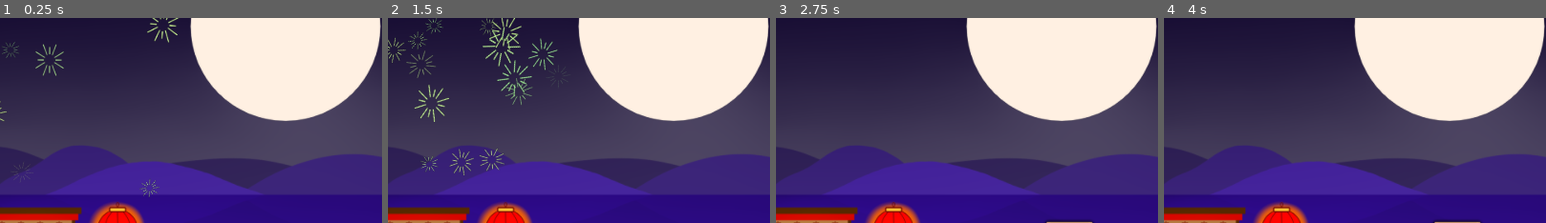
Above: before the commit, frames 1-4 (left to right).
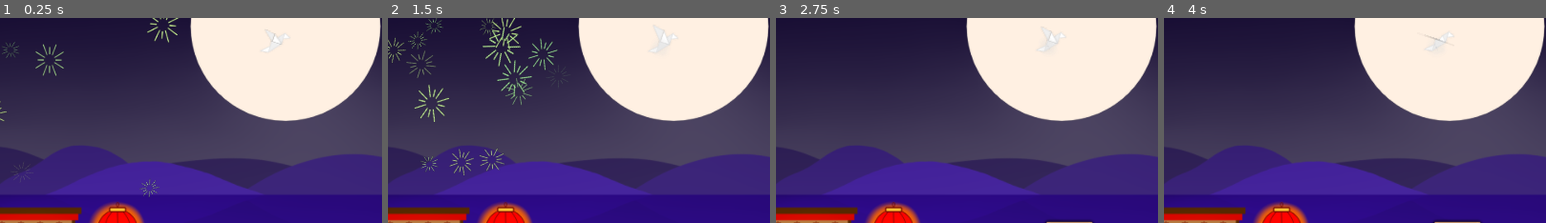
Above: after the commit, the same moments.

Repository: CiaranWoodward/LD52
Game: Godot game, scene res://Level/Level.tscn
Same seed, same stepped clock (60 frames per second), same inputs: the game is played once before the commit and once after it.
Inputs (mouse positions are % of the whole screen's width and height, from its top left):
- Up to frame 1 (0.25 s): no input
- Up to frame 2 (1.5 s): drag from (75, 94) to (60, 25) at 0.52 s; drag from (30, 92) to (45, 69) at 1.27 s
- Up to frame 3 (2.75 s): move the mouse to (31, 92) at 2.02 s; tap Down (scroll_down) at 2.1 s; click (31, 92) at 2.17 s
- Up to frame 4 (4 s): tap Enter at 2.75 s; drag from (31, 92) to (51, 80) at 2.77 s; drag from (42, 83) to (55, 48) at 3.52 s
The pictures show only the part of the screen within x 13-63%, y 23-72%; the shares and areas given below are measured in that part.

The runs differ from the first frame. In frame 1, less than 0.1% of the frame differs, in the area x 69-76%, y 5-17%; in frame 2, less than 0.1%; in frame 3, 0.1%, in the area x 68-76%, y 6-17%; in frame 4, less than 0.1%.

Commit message:
Moon crane drawn and animated

Diff:
--- /dev/null
+++ b/Abilities/MoonCrane.tscn
@@ -0,0 +1,150 @@
+[gd_scene load_steps=9 format=2]
+
+[ext_resource path="res://Graphics/Abilities/body0000.png" type="Texture" id=1]
+[ext_resource path="res://Graphics/glowpart0000.png" type="Texture" id=2]
+[ext_resource path="res://Graphics/Abilities/wingmid0000.png" type="Texture" id=3]
+[ext_resource path="res://Graphics/Abilities/wingtip0000.png" type="Texture" id=4]
+
+[sub_resource type="Gradient" id=3]
+offsets = PoolRealArray( 0, 0.374302, 0.703911, 1 )
+colors = PoolColorArray( 1, 1, 1, 0, 0.843137, 0.843137, 0.843137, 0.184314, 0.843137, 0.843137, 0.843137, 0.184314, 1, 1, 1, 0 )
+
+[sub_resource type="Curve" id=4]
+_data = [ Vector2( 0, 0 ), 0.0, 0.0, 0, 0, Vector2( 0.490099, 1 ), 0.0, 0.0, 0, 0, Vector2( 1, 0 ), 0.0, 0.0, 0, 0 ]
+
+[sub_resource type="Animation" id=1]
+resource_name = "Flap"
+length = 1.5
+loop = true
+tracks/0/type = "value"
+tracks/0/path = NodePath("Crane/Body/Mid/Tip:scale")
+tracks/0/interp = 1
+tracks/0/loop_wrap = true
+tracks/0/imported = false
+tracks/0/enabled = true
+tracks/0/keys = {
+"times": PoolRealArray( 0, 0.8, 1.5 ),
+"transitions": PoolRealArray( 1.51, 0.45, 1 ),
+"update": 0,
+"values": [ Vector2( 1, 1 ), Vector2( 1, 0.2 ), Vector2( 1, 1 ) ]
+}
+tracks/1/type = "value"
+tracks/1/path = NodePath("Crane/Body/Mid:scale")
+tracks/1/interp = 1
+tracks/1/loop_wrap = true
+tracks/1/imported = false
+tracks/1/enabled = true
+tracks/1/keys = {
+"times": PoolRealArray( 0, 0.8, 1.5 ),
+"transitions": PoolRealArray( 1.51, 0.45, 1 ),
+"update": 0,
+"values": [ Vector2( 1, 1 ), Vector2( -1, 1 ), Vector2( 1, 1 ) ]
+}
+tracks/2/type = "value"
+tracks/2/path = NodePath("Crane:position")
+tracks/2/interp = 1
+tracks/2/loop_wrap = true
+tracks/2/imported = false
+tracks/2/enabled = true
+tracks/2/keys = {
+"times": PoolRealArray( 0, 0.9, 1.5 ),
+"transitions": PoolRealArray( 1.56917, 1.41421, 1 ),
+"update": 0,
+"values": [ Vector2( 0, 0 ), Vector2( 0, -10 ), Vector2( 0, 0 ) ]
+}
+
+[sub_resource type="Animation" id=2]
+length = 0.001
+tracks/0/type = "value"
+tracks/0/path = NodePath("Crane/Body/Mid/Tip:scale")
+tracks/0/interp = 1
+tracks/0/loop_wrap = true
+tracks/0/imported = false
+tracks/0/enabled = true
+tracks/0/keys = {
+"times": PoolRealArray( 0 ),
+"transitions": PoolRealArray( 1 ),
+"update": 0,
+"values": [ Vector2( 1, 1 ) ]
+}
+tracks/1/type = "value"
+tracks/1/path = NodePath("Crane/Body/Mid:scale")
+tracks/1/interp = 1
+tracks/1/loop_wrap = true
+tracks/1/imported = false
+tracks/1/enabled = true
+tracks/1/keys = {
+"times": PoolRealArray( 0 ),
+"transitions": PoolRealArray( 1 ),
+"update": 0,
+"values": [ Vector2( 1, 1 ) ]
+}
+tracks/2/type = "value"
+tracks/2/path = NodePath("Crane:position")
+tracks/2/interp = 1
+tracks/2/loop_wrap = true
+tracks/2/imported = false
+tracks/2/enabled = true
+tracks/2/keys = {
+"times": PoolRealArray( 0 ),
+"transitions": PoolRealArray( 1 ),
+"update": 0,
+"values": [ Vector2( 0, 0 ) ]
+}
+
+[node name="MoonCrane" type="Node2D"]
+
+[node name="Crane" type="Node2D" parent="."]
+rotation = -1.24501
+
+[node name="Body" type="Sprite" parent="Crane"]
+texture = ExtResource( 1 )
+
+[node name="Mid" type="Sprite" parent="Crane/Body"]
+position = Vector2( -10.0247, 23.4415 )
+texture = ExtResource( 3 )
+offset = Vector2( 8.7108, -23.6832 )
+
+[node name="Tip" type="Sprite" parent="Crane/Body/Mid"]
+position = Vector2( 0.278203, -23.1176 )
+texture = ExtResource( 4 )
+offset = Vector2( 8.24855, 0.70986 )
+
+[node name="Glow" type="CPUParticles2D" parent="Crane"]
+position = Vector2( -35.3738, 10.8947 )
+rotation = 2.34243
+amount = 6
+lifetime = 2.0
+local_coords = false
+texture = ExtResource( 2 )
+emission_shape = 2
+emission_rect_extents = Vector2( 15, 1 )
+gravity = Vector2( 0, 3 )
+angle = 720.0
+angle_random = 1.0
+scale_amount = 0.2
+scale_amount_random = 0.02
+color_ramp = SubResource( 3 )
+
+[node name="Sparkle" type="CPUParticles2D" parent="Crane"]
+position = Vector2( -35.3738, 10.8947 )
+rotation = 2.34243
+amount = 30
+lifetime = 5.0
+local_coords = false
+emission_shape = 2
+emission_rect_extents = Vector2( 30, 1 )
+gravity = Vector2( 0, 1 )
+angular_velocity = 720.0
+angular_velocity_random = 1.0
+angle = 720.0
+angle_random = 1.0
+scale_amount = 4.0
+scale_amount_random = 0.02
+scale_amount_curve = SubResource( 4 )
+color_ramp = SubResource( 3 )
+
+[node name="Flap" type="AnimationPlayer" parent="."]
+autoplay = "Flap"
+anims/Flap = SubResource( 1 )
+anims/RESET = SubResource( 2 )
--- a/Level/Level.tscn
+++ b/Level/Level.tscn
@@ -16,6 +16,7 @@
 [ext_resource path="res://Graphics/Background/right30000.png" type="Texture" id=14]
 [ext_resource path="res://Graphics/Background/pole0000.png" type="Texture" id=15]
 [ext_resource path="res://Abilities/Firecracker.tscn" type="PackedScene" id=16]
+[ext_resource path="res://Abilities/MoonCrane.tscn" type="PackedScene" id=17]
 
 [sub_resource type="Gradient" id=1]
 offsets = PoolRealArray( 6.60012e-43, 0.150838, 0.659218, 1 )
@@ -385,3 +386,7 @@
 [node name="Portal" type="AnimationPlayer" parent="."]
 anims/PortalClose = SubResource( 8 )
 anims/RESET = SubResource( 9 )
+
+[node name="MoonCrane" parent="." instance=ExtResource( 17 )]
+position = Vector2( 927, 332 )
+scale = Vector2( 0.5, 0.5 )
Binary file added: Graphics/Abilities/body0000.png
Not shown, added: Graphics/Abilities/body0000.png.import
Binary file added: Graphics/Abilities/wingmid0000.png
Not shown, added: Graphics/Abilities/wingmid0000.png.import
Binary file added: Graphics/Abilities/wingtip0000.png
Not shown, added: Graphics/Abilities/wingtip0000.png.import
Binary file added: Graphics/Abilities/wingtipfolded0000.png
Not shown, added: Graphics/Abilities/wingtipfolded0000.png.import
Not shown: 1 places in Level/Level.tscn that only renumber resources
Not shown, added: Graphics/Abilities/MoonCrane.kra
Not shown, changed: Graphics/Background/.Background.kra-autosave.kra
Not shown, changed: Graphics/Background/Background.kra
